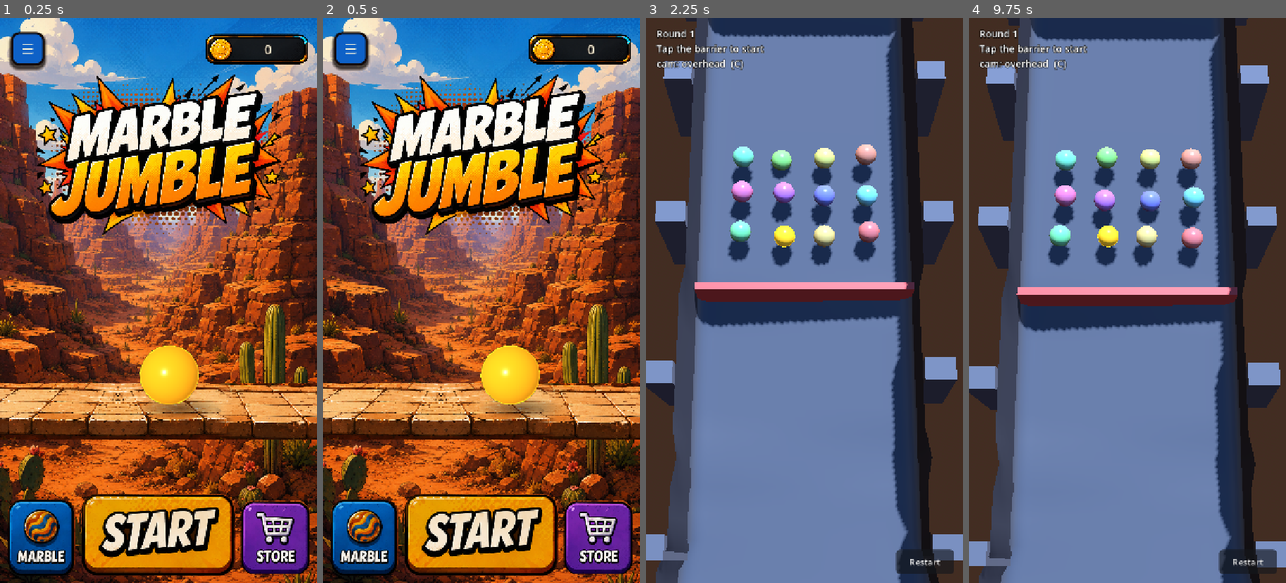
Above: before the commit, frames 1-4 (left to right).
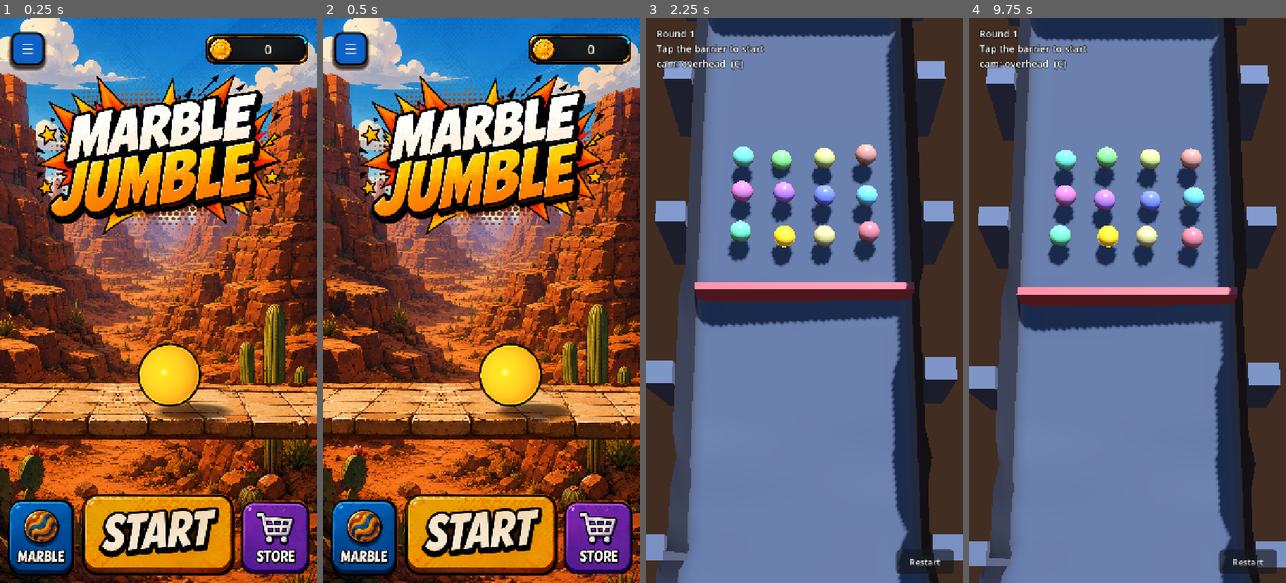
Above: after the commit, the same moments.

Repository: Arjan-N/marble-jumble
Game: Godot game, scene res://scenes/home.tscn
Same seed, same stepped clock (60 frames per second), same inputs: the game is played once before the commit and once after it.
Inputs (mouse positions are in pixels of both pictures, inside the frame that each line leads up to):
- Up to frame 1 (0.25 s): no input
- Up to frame 2 (0.5 s): no input
- Up to frame 3 (2.25 s): click (804, 532) at 0.5 s; click "Restart" at 1.25 s; click "Restart" at 2 s
- Up to frame 4 (9.75 s): click "Restart" at 2.75 s; tap Enter at 3.5 s; move the mouse to (1197, 272) at 3.52 s; tap R every 1.5 s from 3.6 to 9.6 s; click (1197, 272) at 3.67 s; drag from (1064, 328) to (1111, 413) at 4.27 s; move the mouse to (1159, 176) at 5.02 s; click (1159, 176) at 5.17 s; drag from (1111, 413) to (1032, 215) at 5.77 s; move the mouse to (1222, 385) at 6.52 s; click (1222, 385) at 6.67 s; drag from (1032, 215) to (1079, 159) at 7.27 s; move the mouse to (1143, 300) at 8.02 s; click (1143, 300) at 8.17 s; drag from (1079, 159) to (1064, 328) at 8.77 s; move the mouse to (1197, 272) at 9.52 s; click (1197, 272) at 9.67 s

The runs differ from the first frame. In frame 1, 0.9% of the frame differs, in the area x 43-74%, y 57-72%; in frame 2, 0.9%, in the area x 48-80%, y 57-72%; in frame 3, less than 0.1%; in frame 4, less than 0.1%.

Commit message:
Ink and light the home marble
The marble was the only object on the home screen without an outline. Every
rock, block and cactus in the backdrop artwork carries a chunky dark line, so a
smooth untouched sphere in front of it read as pasted on rather than painted in
— which is also three of the four things
docs/ui-reference/UI_VISUAL_REFERENCES.md asks for in one object.

The outline is an inverted hull: a sphere four screen pixels larger than the
marble with its front faces culled, so only its back half survives the depth
test and what is left is a ring beyond the marble's silhouette. It is a sibling
at the origin, not a child, because the marble never leaves the origin — travel
is the Control moving, not the ball — and because the marble node is
Marble.create's output with gameplay stripped and nothing added.

Alongside it, three lighting changes so the ball belongs to the scene rather
than floating in front of it: the key light's specular is damped, which is where
the raytraced pinpoint had to be fixed since the marble's roughness lives in
marble.gd; a dim warm fill stands in for light coming back off the sunlit stone;
and the contact shadow is deeper.

marble.gd and its material are untouched. Nothing here reaches the race.

Three things that cost a render each to find. The hull's bottom cap punches a
disc of solid black through the contact shadow unless the quad is placed below
the ink line rather than below the ball. A ground quad under this near-side-on
camera hides its own dense middle behind the ball, so the shadow ramp needs a
plateau or nothing visible survives. And Gradient starts black-to-white and
add_point renumbers, so setting the far stop after inserting sets the inserted
one instead and leaves an opaque white rectangle lying on the stone.

Still outstanding, both needing the project's first shader: the smooth CG
terminator, and the absence of any surface texture or halftone.

Co-Authored-By: Claude Opus 5 <noreply@anthropic.com>

Diff:
--- a/scripts/ui/home_marble_preview.gd
+++ b/scripts/ui/home_marble_preview.gd
@@ -33,8 +33,30 @@
 ## lighting rig.
 const AMBIENT := Color(1.0, 0.78, 0.58)
 const KEY_LIGHT := Color(1.0, 0.88, 0.72)
+## Light coming back up off the sunlit sandstone. Without it the underside falls
+## to flat ambient and the ball looks cut out and dropped in.
+const BOUNCE_LIGHT := Color(1.0, 0.72, 0.45)
+## The marble's own roughness belongs to `marble.gd` and is not ours to change,
+## so the raytraced pinpoint is damped at the light instead. Zero would read as
+## matte clay and throw away the one cue that says "marble".
+const KEY_SPECULAR := 0.3
+
+## Comic-book ink, the same near-black `HomeScreen` outlines its panels with.
+## Duplicated rather than referenced: `home_screen.gd` already depends on this
+## class, and a `const` reaching back the other way has to resolve at parse time,
+## which closes the cycle and fails to load. The project has no shared palette
+## module yet — `home_icon.gd` carries a third, slightly different near-black.
+const INK := Color(0.075, 0.032, 0.018)
+
+## Thickness of the ink line in design-space pixels (720 wide). Sits at the
+## chunky end of the band the rest of the screen uses: `HomeScreen` panel borders
+## are 5px, its label outlines 4-5px, and the ink between the platform blocks in
+## `play_surface.png` comes out at 2.5-4px once the mock-up is scaled down.
+const OUTLINE_PX := 4.0
 
 var _marble: Marble
+var _outline: MeshInstance3D
+var _shadow: MeshInstance3D
 var _camera: Camera3D
 var _viewport: SubViewport
 var _radius_world := 0.45
@@ -70,6 +92,7 @@
 	_viewport.add_child(world)
 	world.add_child(_build_environment())
 	world.add_child(_build_light())
+	world.add_child(_build_bounce_light())
 
 	_camera = Camera3D.new()
 	_camera.projection = Camera3D.PROJECTION_ORTHOGONAL
@@ -82,7 +105,10 @@
 
 	_marble = _build_marble(colour)
 	world.add_child(_marble)
-	world.add_child(_build_shadow())
+	_outline = _build_outline()
+	world.add_child(_outline)
+	_shadow = _build_shadow()
+	world.add_child(_shadow)
 
 
 func _ready() -> void:
@@ -110,6 +136,21 @@
 	light.rotation_degrees = Vector3(-32.0, -25.0, 0.0)
 	light.light_color = KEY_LIGHT
 	light.light_energy = 1.35
+	light.light_specular = KEY_SPECULAR
+	return light
+
+
+## A dim warm fill from below, standing in for light thrown back off the stone.
+func _build_bounce_light() -> DirectionalLight3D:
+	var light := DirectionalLight3D.new()
+	# Up, and toward the side the key light throws the shadow onto.
+	light.rotation_degrees = Vector3(53.0, 30.0, 0.0)
+	light.light_color = BOUNCE_LIGHT
+	# Enough to warm the underside, not enough to flatten the ball. At 0.4 the
+	# lower half came up almost to the lit half and the form went out of it.
+	light.light_energy = 0.22
+	# Diffuse only. A fill that adds its own highlight defeats the point.
+	light.light_specular = 0.0
 	return light
 
 
@@ -137,12 +178,60 @@
 	return marble
 
 
+## The comic-book ink line every rock and block in the backdrop artwork carries,
+## and the marble did not — which is what made it read as pasted on rather than
+## painted in.
+##
+## An inverted hull, not a shader: a sphere a few screen pixels larger than the
+## marble with its front faces culled, so only its back half survives the depth
+## test and what is left over is a ring beyond the marble's silhouette. It stays
+## opaque on purpose — it has to write depth for the marble to cover it, and
+## making it transparent would drop it into the alpha pass alongside the contact
+## shadow and leave the order between all three undefined.
+##
+## Nothing in `marble.gd` or the marble's material is touched by this. It sits at
+## the origin as a sibling rather than a child because the marble never leaves
+## the origin — travel is the Control moving, not the ball. Move the marble in
+## world space and the outline comes off it.
+func _build_outline() -> MeshInstance3D:
+	var outline := MeshInstance3D.new()
+	var mesh := SphereMesh.new()
+	mesh.radius = _radius_world
+	mesh.height = _radius_world * 2.0
+	# Finer than the marble's own 16/8 (marble.gd:100). A hard black band makes
+	# faceting explicit, and the marble spins while this does not, so two coarse
+	# silhouettes would beat against each other and the line would throb as the
+	# ball rolls.
+	mesh.radial_segments = 48
+	mesh.rings = 24
+	outline.mesh = mesh
+
+	var material := StandardMaterial3D.new()
+	material.shading_mode = BaseMaterial3D.SHADING_MODE_UNSHADED
+	material.albedo_color = INK
+	material.cull_mode = BaseMaterial3D.CULL_FRONT
+	outline.material_override = material
+	# No shadow-casting light in here today, but a back-face-only inflated sphere
+	# is exactly the geometry that would throw a wrong one if anyone added one.
+	outline.cast_shadow = GeometryInstance3D.SHADOW_CASTING_SETTING_OFF
+	outline.scale = Vector3.ONE * _outline_scale()
+	return outline
+
+
+## The camera is orthogonal and spans a fixed number of marble radii, so world
+## units map to pixels at exactly `_radius / _radius_world` and a screen-space
+## line width is just this much uniform inflation. Uniform positive scale keeps
+## the winding, so `CULL_FRONT` still means back-faces-only.
+func _outline_scale() -> float:
+	return 1.0 + OUTLINE_PX / _radius
+
+
 ## Contact shadow, flat under the ball and thrown to the right by the same low
 ## sun the platform artwork is lit by.
 func _build_shadow() -> MeshInstance3D:
 	var shadow := MeshInstance3D.new()
 	var quad := QuadMesh.new()
-	quad.size = Vector2(_radius_world * 3.0, _radius_world * 1.9)
+	quad.size = Vector2(_radius_world * 2.8, _radius_world * 1.6)
 	shadow.mesh = quad
 	var material := StandardMaterial3D.new()
 	material.shading_mode = BaseMaterial3D.SHADING_MODE_UNSHADED
@@ -151,17 +240,34 @@
 	# radial ramp is what makes it a shadow.
 	material.albedo_texture = _shadow_gradient()
 	shadow.material_override = material
-	# Just clear of the sphere so the two do not intersect, and pulled forward so
-	# the shallow camera angle does not hide it behind the ball.
-	shadow.position = Vector3(_radius_world * 0.35, -_radius_world * 1.02, _radius_world * 0.45)
+	# Pulled forward and out to the side, or the shallow camera angle and the ink
+	# line between them leave nothing of it showing past the ball.
+	shadow.position = Vector3(_radius_world * 0.8, _shadow_height(), _radius_world * 0.5)
 	shadow.rotation_degrees = Vector3(-90.0, 0.0, 0.0)
 	return shadow
 
 
+## Below the ink line, not below the marble. The outline hangs a few pixels
+## lower than the ball itself, and a quad at the ball's own base gets the hull's
+## bottom cap punched through the middle of it as a disc of solid black —
+## opaque geometry wins the depth test against an alpha-blended quad.
+func _shadow_height() -> float:
+	return -_radius_world * (_outline_scale() + 0.06)
+
+
 func _shadow_gradient() -> GradientTexture2D:
+	const SHADOW_INK := Color(0.16, 0.055, 0.02, 1.0)
 	var ramp := Gradient.new()
-	ramp.set_color(0, Color(0.13, 0.05, 0.02, 0.55))
-	ramp.set_color(1, Color(0.13, 0.05, 0.02, 0.0))
+	# Both default stops first, then the plateau. A new Gradient is black-to-white
+	# and `add_point` renumbers, so setting the far stop after inserting sets the
+	# inserted one instead and leaves an opaque white ring on the quad.
+	ramp.set_color(0, Color(SHADOW_INK, 0.72))
+	ramp.set_color(1, Color(SHADOW_INK, 0.0))
+	# A plateau rather than a plain falloff. The camera is close to side-on, so a
+	# ground quad's dense middle sits behind the ball and only its faint outer
+	# edge clears the silhouette — a straight centre-to-nothing ramp leaves
+	# nothing visible at all.
+	ramp.add_point(0.72, Color(SHADOW_INK, 0.58))
 	var texture := GradientTexture2D.new()
 	texture.gradient = ramp
 	texture.fill = GradientTexture2D.FILL_RADIAL
@@ -181,6 +287,10 @@
 	_side = radius * 2.0 * VIEW_RADII
 	size = Vector2(_side, _side)
 	_camera.size = _radius_world * 2.0 * VIEW_RADII
+	# Both are pinned to the on-screen radius, so they follow it here rather than
+	# keeping whatever `_build` guessed from the default.
+	_outline.scale = Vector3.ONE * _outline_scale()
+	_shadow.position.y = _shadow_height()
 	_place(centre.x)
 
 
